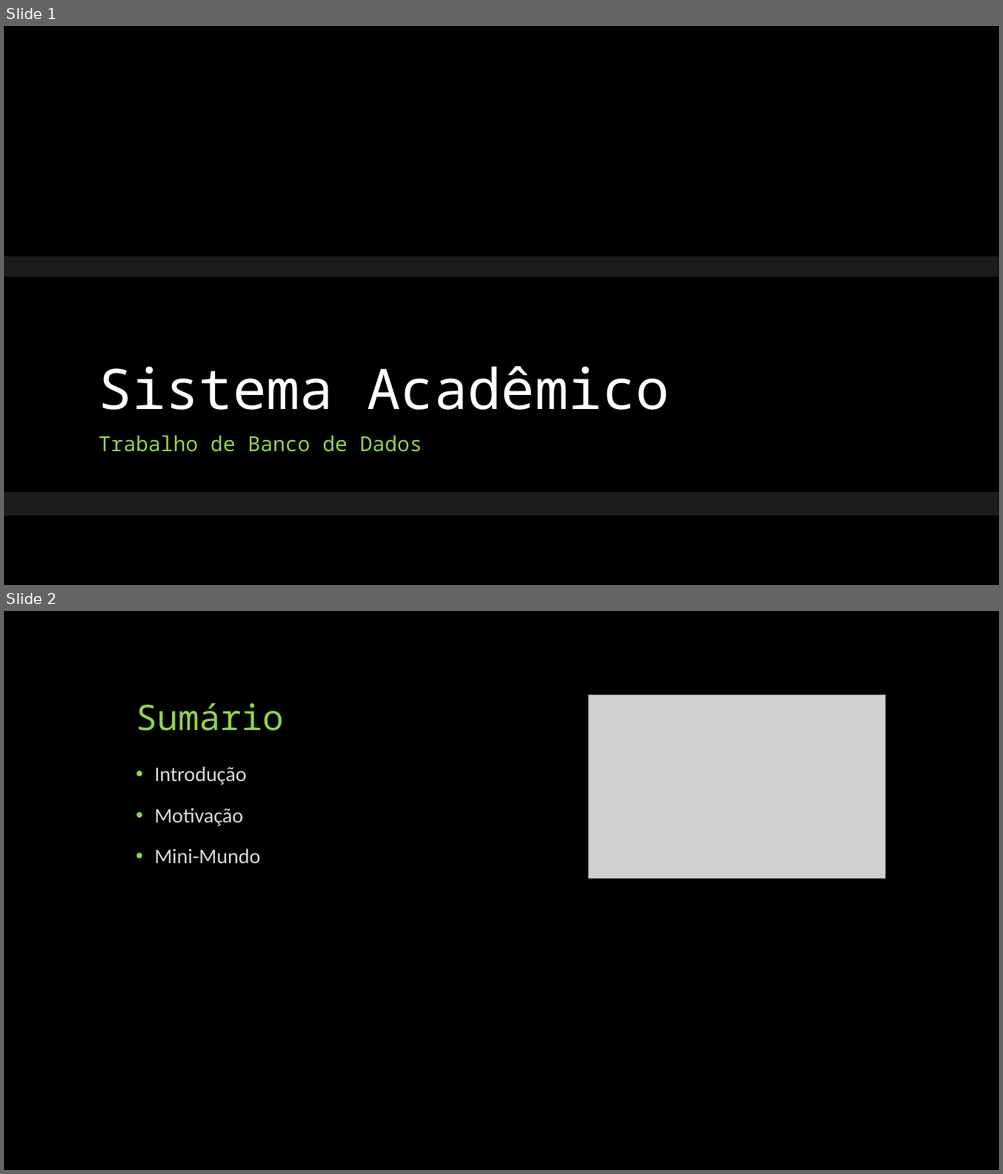
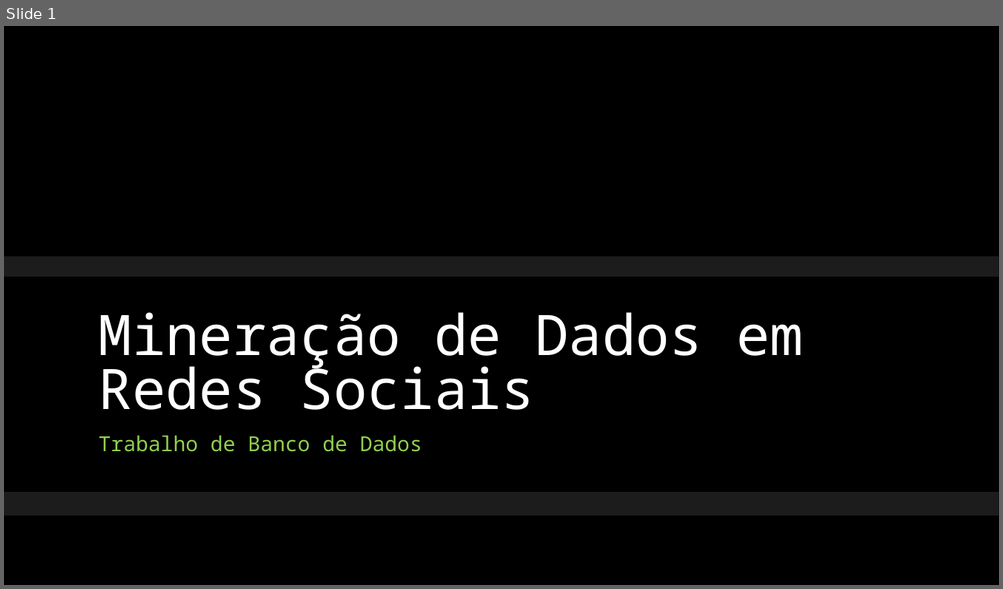
Before and after one commit to calosguilherme/trab01, a slide deck: Apresentação.pptx. Shown one above the other, each under a label of ours: slides 1 and 2 before the commit, slide 1 after it. The pictures are 1003x1174 and 1003x589 pixels, drawn with LibreOffice and Linux fonts; fonts in the diff are those of the drawing; grey boxes stand for pictures; background and template pictures are left out. Boxes give left, top, right and bottom in pixels: in the first picture for what was removed or moved away, otherwise in the second. Text is boxed around its words. In the diff, an @@ line names an element or a change of style, - is before the commit and + after.

```diff
--- a/Apresentação.pptx
+++ b/Apresentação.pptx
@@ slide 2 removed at (4, 611, 999, 1170), background #000000 @@
@@ picture removed at (588, 695, 885, 878) @@
@@ title removed at (136, 703, 284, 731) @@
-Sumário
@@ text removed at (154, 766, 260, 863) @@
-• Introdução
-• Motivação
-• Mini-Mundo
@@ slide 1 changed as well @@
@@ title at (99, 312, 803, 410): text changed @@
-Sistema Acadêmico
+Mineração de Dados em Redes Sociais
```
Also in this commit, not shown: 6 slides added, 7 other slides removed.
